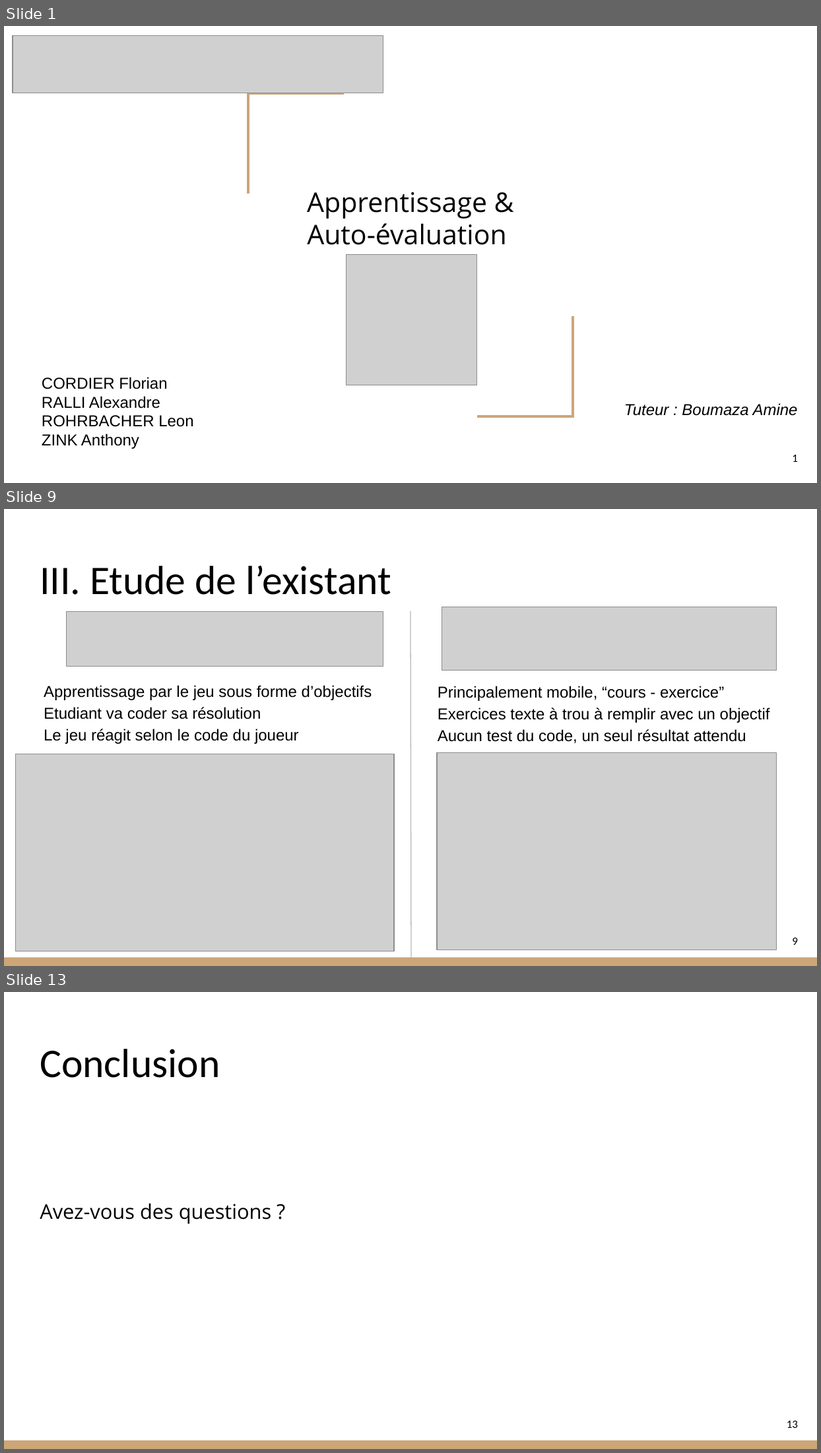
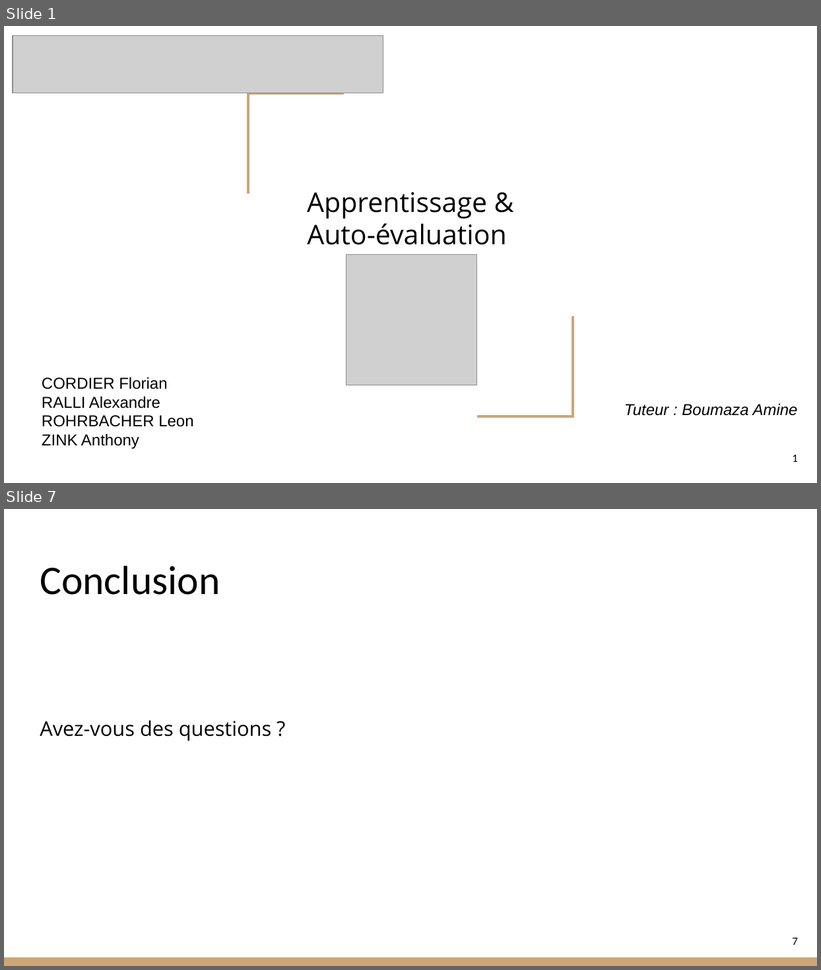
Before and after one commit to RohrbacherLeon/coditor, a slide deck: doc/Presentation_conception.pptx. Shown one above the other, each under a label of ours: slides 1, 9 and 13 before the commit, slides 1 and 7 after it; the slides between them are not shown. The pictures are 821x1453 and 821x970 pixels, drawn with LibreOffice and Linux fonts; fonts in the diff are those of the drawing; grey boxes stand for pictures. Boxes give left, top, right and bottom in pixels: in the first picture for what was removed or moved away, otherwise in the second. Text is boxed around its words. In the diff, an @@ line names an element or a change of style, - is before the commit and + after.

```diff
--- a/doc/Presentation_conception.pptx
+++ b/doc/Presentation_conception.pptx
@@ slide 9 removed at (4,509,817,966), background #FFFFFF; not listed: 1 template element that a slide beside it also shows @@
@@ title removed at (40,566,391,595) @@
-III. Etude de l’existant
@@ picture removed at (442,607,776,671) @@
@@ picture removed at (67,611,384,666) @@
@@ line removed from (411, 611) to (411, 958) @@
@@ text removed at (44,685,372,744) @@
-Apprentissage par le jeu sous forme d’objectifs
-Etudiant va coder sa résolution
-Le jeu réagit selon le code du joueur
@@ text removed at (438,686,770,743) @@
-Principalement mobile, “cours - exercice”
-Exercices texte à trou à remplir avec un objectif
-Aucun test du code, un seul résultat attendu
@@ picture removed at (15,755,394,952) @@
@@ picture removed at (438,753,776,951) @@
@@ page number removed at (792,938,798,945) @@
-9
@@ what was slide 13 is now slide 7 @@
@@ page number at (792,938,798,945): text changed @@
-13
+7
```
Also in this commit, not shown: 2 slides changed, 3 slides added, 8 other slides removed, 10 other files.
